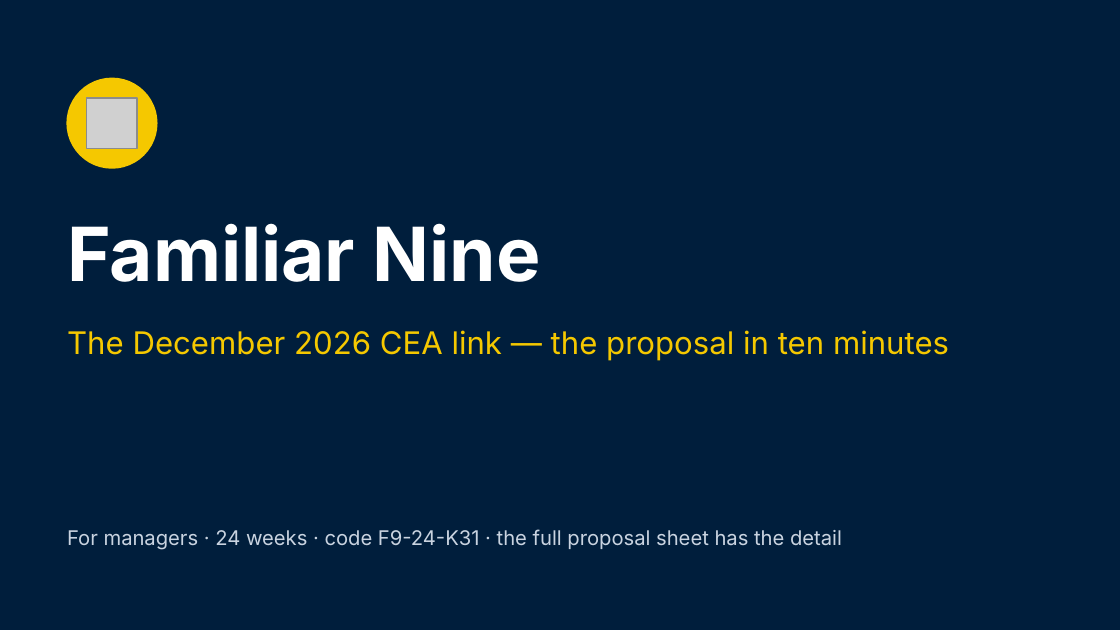
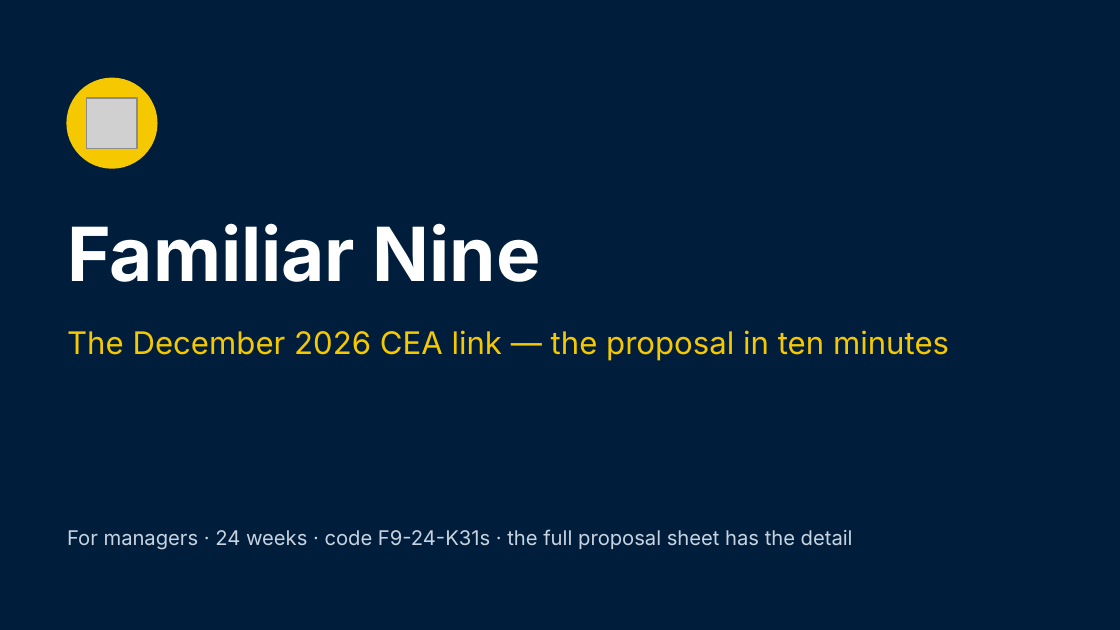
Before and after one commit to Garethdavidmiller/roster-app, a slide deck: slide 1 of docs/proposals/presentations/Familiar-Nine-for-managers.pptx. Drawn at 1120x630 pixels with LibreOffice and Linux fonts; fonts in the diff are those of the drawing; grey boxes stand for pictures. Boxes give left, top, right and bottom in pixels: in the first picture for what was removed or moved away, otherwise in the second. Text is boxed around its words. In the diff, an @@ line names an element or a change of style, - is before the commit and + after.

```diff
--- a/docs/proposals/presentations/Familiar-Nine-for-managers.pptx
+++ b/docs/proposals/presentations/Familiar-Nine-for-managers.pptx
@@ text at box(67, 529, 853, 550): text changed @@
-For managers · 24 weeks · code F9-24-K31 · the full proposal sheet has the detail
+For managers · 24 weeks · code F9-24-K31s · the full proposal sheet has the detail
```
Also in this commit, not shown: 3 other slides changed, 4 other files.
